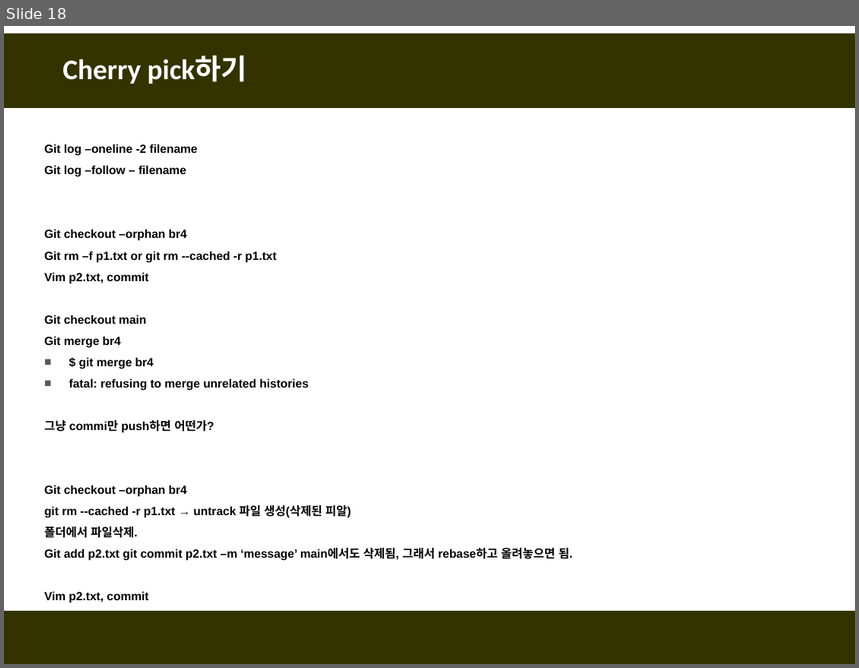
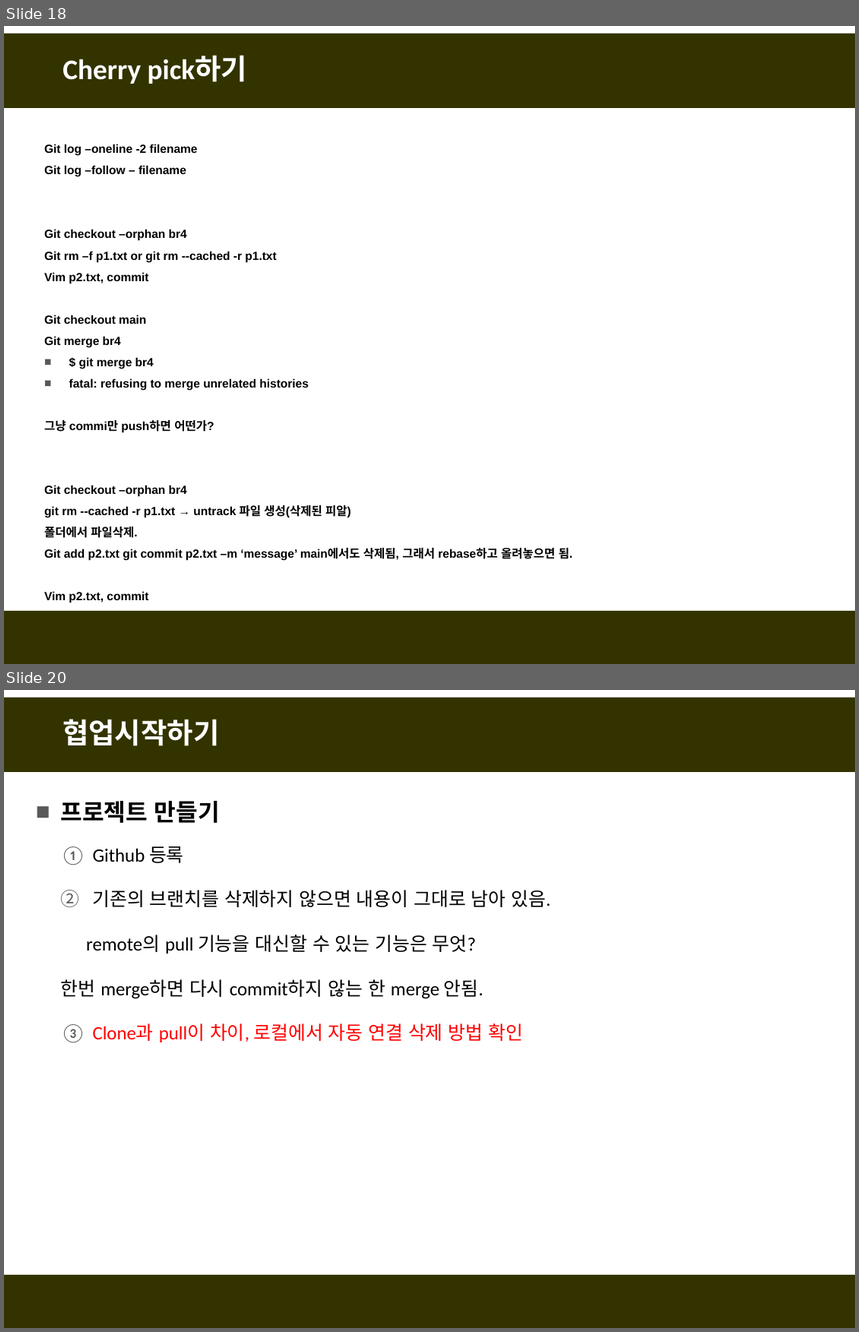
Before and after one commit to fasthill/github-lecture, a slide deck: git및github첫걸음6-정리중.pptx. Shown one above the other, each under a label of ours: slide 18 before the commit, slides 18 and 20 after it; the slides between them are not shown. The pictures are 859x668 and 859x1332 pixels, drawn with LibreOffice and Linux fonts; fonts in the diff are those of the drawing. Boxes give left, top, right and bottom in pixels: in the first picture for what was removed or moved away, otherwise in the second. Text is boxed around its words. In the diff, an @@ line names an element or a change of style, - is before the commit and + after.

```diff
--- a/git및github첫걸음6-정리중.pptx
+++ b/git및github첫걸음6-정리중.pptx
@@ slide 20 added at [4,690,855,1328], background #FFFFFF; not listed: 2 template elements that a slide beside it also shows @@
@@ title added at [63,719,219,746], 24 pt, text #FFFFFF, bold @@
+협업시작하기
@@ text added at [61,801,550,1043], 16 pt, text #000000 @@
+■ 프로젝트 만들기
+  1. Github 등록
+  2. 기존의 브랜치를 삭제하지 않으면 내용이 그대로 남아 있음.
+  remote의 pull 기능을 대신할 수 있는 기능은 무엇?
+  한번 merge하면 다시 commit하지 않는 한 merge 안됨.
+  1. Clone과 pull이 차이, 로컬에서 자동 연결 삭제 방법 확인
```
Also in this commit, not shown: 15 other slides added.
